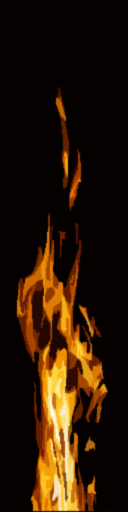
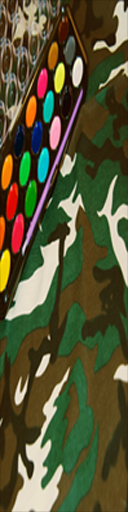
Before/after of a 128x512 layered artwork. What changed in the layer stack:
added layer "Layer 2" above "Layer 1 copy 3" over (0, 0, 128, 512)
hid "Layer 1 copy 3" over (0, 0, 128, 512)
hid "Layer 1" over (0, 0, 128, 512)
painted on "Layer 0" over (0, 0, 128, 512)
